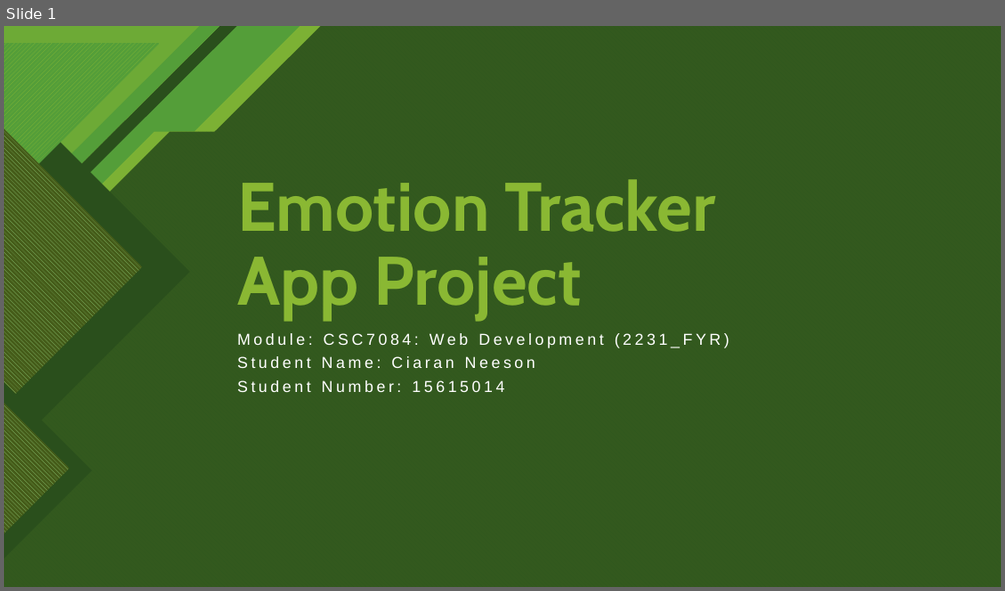
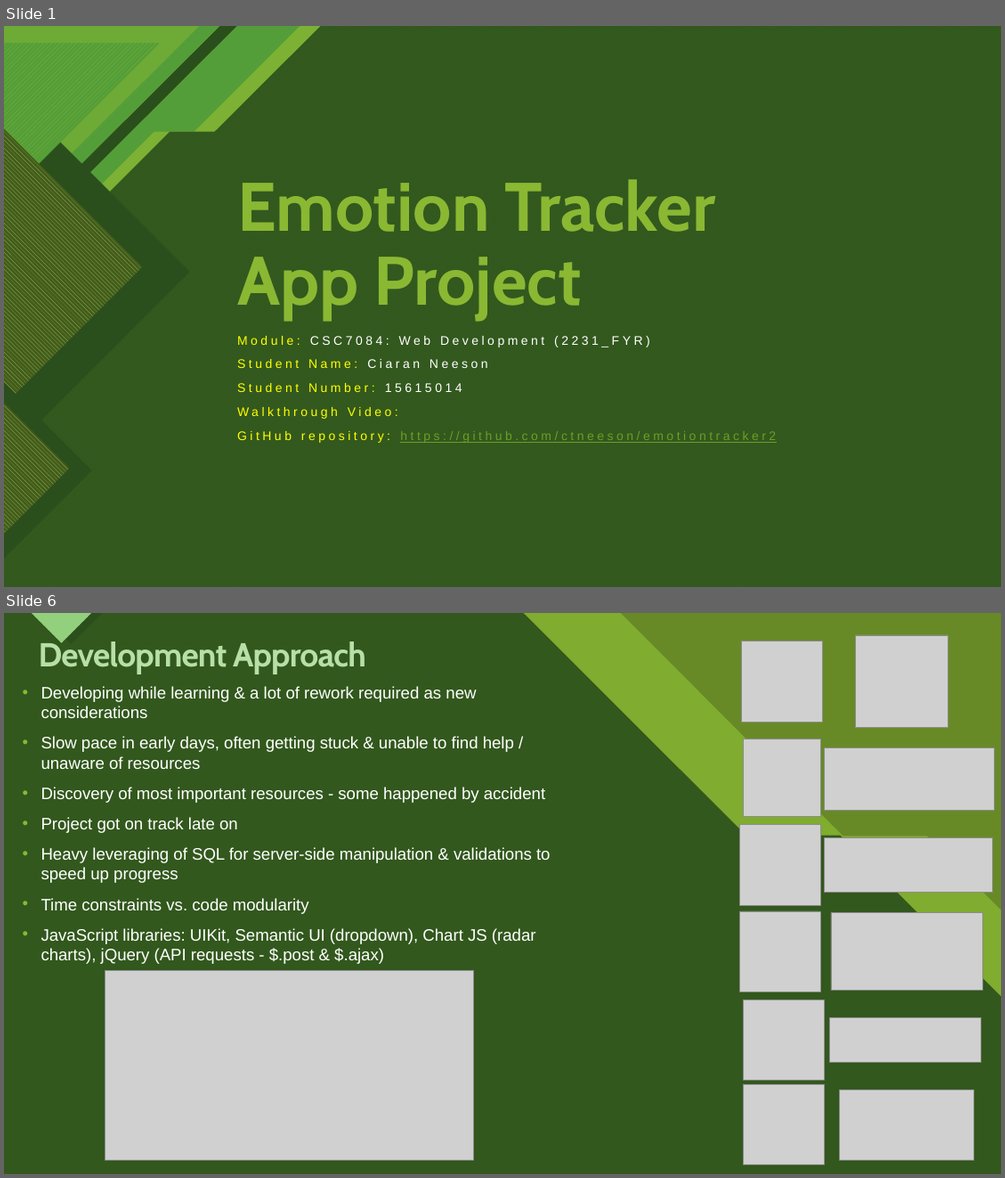
Before and after one commit to ctneeson/emotiontracker2, a slide deck: Emotion Tracker App Project.pptx. Shown one above the other, each under a label of ours: slide 1 before the commit, slides 1 and 6 after it; the slides between them are not shown. The pictures are 1005x591 and 1005x1178 pixels, drawn with LibreOffice and Linux fonts; fonts in the diff are those of the drawing; grey boxes stand for pictures. Boxes give left, top, right and bottom in pixels: in the first picture for what was removed or moved away, otherwise in the second. Text is boxed around its words. In the diff, an @@ line names an element or a change of style, - is before the commit and + after.

```diff
--- a/Emotion Tracker App Project.pptx
+++ b/Emotion Tracker App Project.pptx
@@ slide 6 added at [4,613,1001,1174], background #8AB833; not listed: 10 template elements that a slide beside it also shows @@
@@ rectangle added at [4,613,1001,1174], fill #678A26 @@
@@ rectangle added at [4,613,1001,1174], fill #678A26 @@
@@ freeform shape added at [4,613,1001,1174], fill #8AB833 at 74% opacity @@
@@ freeform shape added at [4,613,1001,1174], fill #2A4F1C at 90% opacity @@
@@ text added at [39,639,366,674], 32 pt, text #B7E0A8, bold @@
+Development Approach
@@ picture added at [856,635,947,728] @@
@@ picture added at [741,641,822,722] @@
@@ text added at [41,686,550,964], 16 pt, text #FFFFFF @@
+• Developing while learning & a lot of rework required as new considerations
+• Slow pace in early days, often getting stuck & unable to find help / unaware of resources
+• Discovery of most important resources - some happened by accident
+• Project got on track late on
+• Heavy leveraging of SQL for server-side manipulation & validations to speed up progress
+• Time constraints vs. code modularity
+• JavaScript libraries: UIKit, Semantic UI (dropdown), Chart JS (radar charts), jQuery (API requests - $.post & $.ajax)
@@ picture added at [744,739,821,817] @@
@@ picture added at [824,747,994,810] @@
@@ picture added at [740,825,821,906] @@
@@ picture added at [824,837,992,892] @@
@@ picture added at [740,911,821,991] @@
@@ picture added at [831,913,983,990] @@
@@ picture added at [105,971,474,1159] @@
@@ picture added at [744,999,824,1079] @@
@@ picture added at [830,1018,981,1062] @@
@@ picture added at [744,1084,825,1164] @@
@@ picture added at [840,1089,974,1159] @@
@@ slide 1 changed as well @@
@@ subtitle at [237,336,650,392]: size 15.3 to 12 pt in "Module: CSC7084: Web Development (2231_FYR)", "Student Name: Ciaran Neeson", "Student Number: 15615014"; text colour #FFFFFF to #FFFF00 in "Module:", "Student Name:", "Student Number:"; line spacing 0.7 to 0.9 @@
@@ subtitle at [237,407,776,443]: paragraphs added @@
+Walkthrough Video:
+GitHub repository: https://github.com/ctneeson/emotiontracker2
```
Also in this commit, not shown: 2 other slides changed, 6 other slides added, 14 slides removed.
